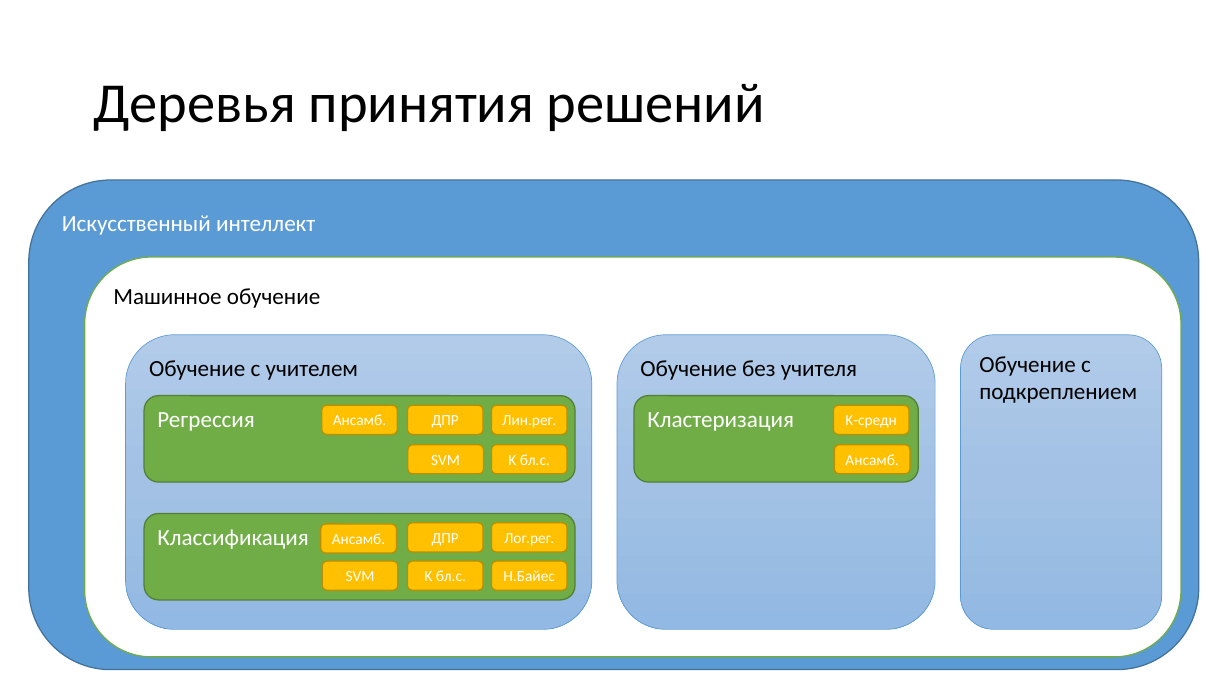
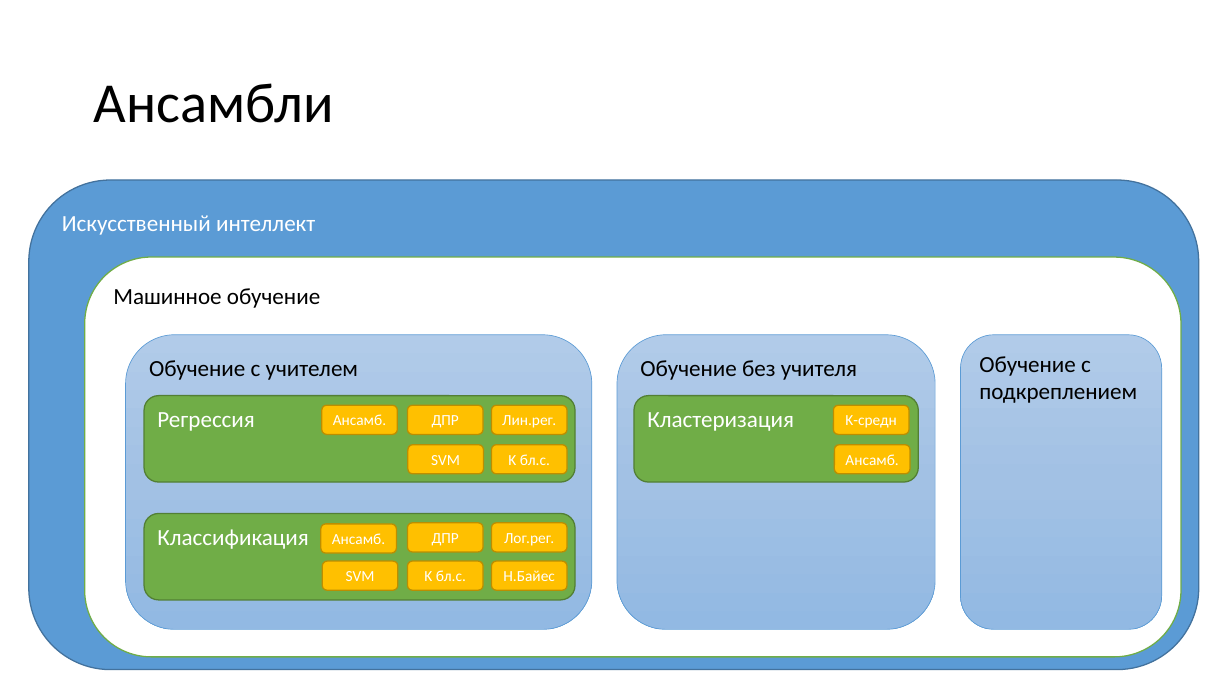
Before and after one commit to mosalov/AI_main_lectures, a slide deck: slide 47 of Лекция 9 10_03_2021.pptx. Drawn at 1232x693 pixels with LibreOffice and Linux fonts; fonts in the diff are those of the drawing. Boxes give left, top, right and bottom in pixels: in the first picture for what was removed or moved away, otherwise in the second. Text is boxed around its words. In the diff, an @@ line names an element or a change of style, - is before the commit and + after.

```diff
--- a/Лекция 9 10_03_2021.pptx
+++ b/Лекция 9 10_03_2021.pptx
@@ title at <box>94,83,334,123</box>: text changed @@
-Деревья принятия решений
+Ансамбли
```
Also in this commit, not shown: 6 other files.
